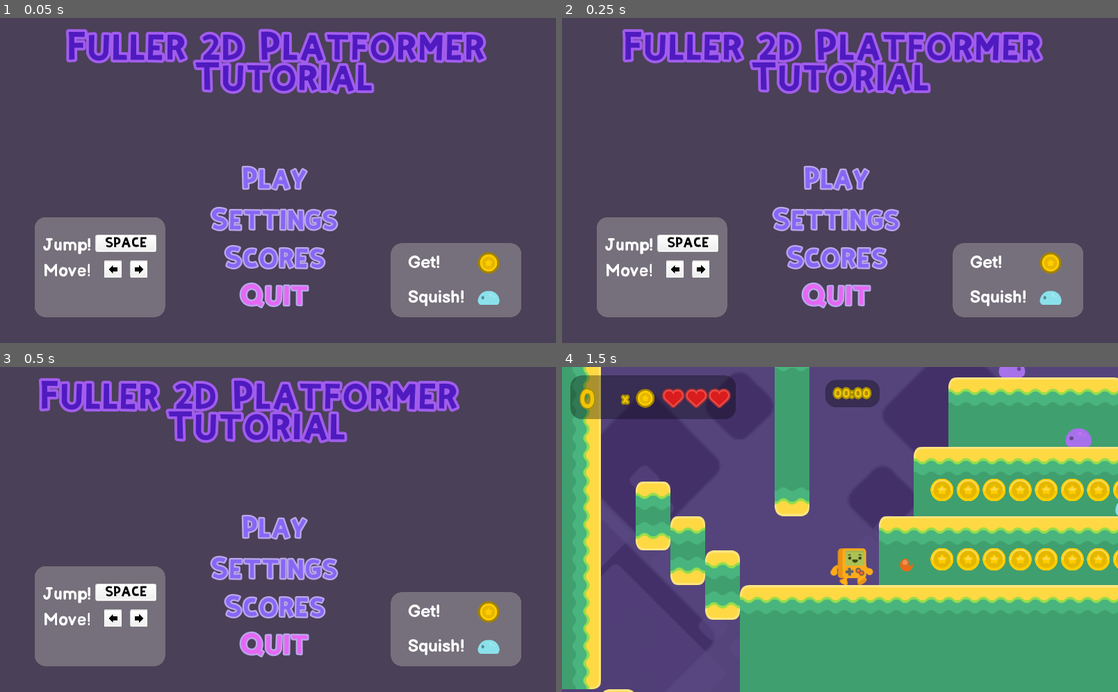
Above: before the commit, frames 1-4 (two rows, left to right).
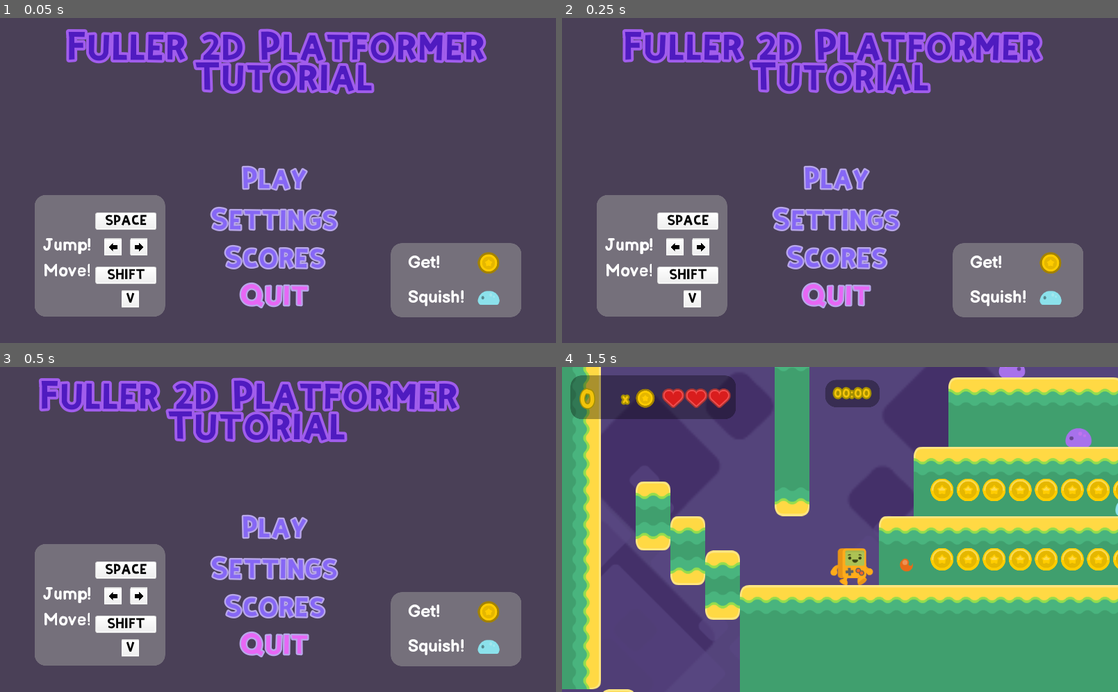
Above: after the commit, the same moments.

Repository: CrabbitSlater/Godot_2D_Tutorial_adv
Game: Godot game, scene res://Assets/TitleMenu.tscn
Same seed, same stepped clock (60 frames per second), same inputs: the game is played once before the commit and once after it.
Inputs:
- Up to frame 1 (0.05 s): no input
- Up to frame 2 (0.25 s): no input
- Up to frame 3 (0.5 s): no input
- Up to frame 4 (1.5 s): click "Play" at 0.5 s; hold D (player_right) from 1.28 s (still down); tap V (player_fire) at 1.35 s

The runs differ from the first frame. In frame 1, 3.3% of the frame differs, in the area x 6-30%, y 54-93%; in frame 2, 3.3%; in frame 3, 3.3%; in frame 4, nothing differs.

Commit message:
very minor layout changes on title page- still need to add explanatory text and obvious goal indication

Diff:
--- a/Assets/TitleMenu.tscn
+++ b/Assets/TitleMenu.tscn
@@ -89,9 +89,9 @@
 [node name="Title_Label" type="Label" parent="."]
 anchor_left = 0.5
 anchor_right = 0.5
-margin_left = 112.0
+margin_left = -400.0
 margin_top = 32.0
-margin_right = 933.005
+margin_right = 421.005
 margin_bottom = 147.001
 custom_colors/font_color = Color( 0.309804, 0.105882, 0.752941, 1 )
 custom_colors/font_outline_modulate = Color( 0.866667, 0.568627, 0.988235, 1 )
@@ -108,9 +108,9 @@
 anchor_top = 0.987
 anchor_bottom = 0.987
 margin_left = 64.0
-margin_top = -224.2
+margin_top = -265.2
 margin_right = 304.0
-margin_bottom = -40.2
+margin_bottom = -41.2
 custom_styles/panel = SubResource( 2 )
 
 [node name="Spacebar" type="TextureRect" parent="PanelControls"]
@@ -127,6 +127,23 @@
 custom_colors/font_color = Color( 0, 0, 0, 1 )
 custom_fonts/font = SubResource( 4 )
 text = "SPACE"
+align = 1
+valign = 1
+
+[node name="Shift" type="TextureRect" parent="PanelControls"]
+margin_left = 112.0
+margin_top = 132.0
+margin_right = 224.0
+margin_bottom = 164.0
+texture = ExtResource( 1 )
+expand = true
+
+[node name="Label2" type="Label" parent="PanelControls/Shift"]
+margin_right = 112.0
+margin_bottom = 32.0
+custom_colors/font_color = Color( 0, 0, 0, 1 )
+custom_fonts/font = SubResource( 4 )
+text = "SHIFT"
 align = 1
 valign = 1
 
@@ -146,6 +163,23 @@
 rect_rotation = -90.0
 texture = ExtResource( 4 )
 expand = true
+
+[node name="V key" type="TextureRect" parent="PanelControls"]
+margin_left = 160.0
+margin_top = 176.0
+margin_right = 192.0
+margin_bottom = 208.0
+texture = ExtResource( 1 )
+expand = true
+
+[node name="Label3" type="Label" parent="PanelControls/V key"]
+margin_right = 32.0
+margin_bottom = 32.0
+custom_colors/font_color = Color( 0, 0, 0, 1 )
+custom_fonts/font = SubResource( 4 )
+text = "V"
+align = 1
+valign = 1
 
 [node name="RightKey" type="TextureRect" parent="PanelControls"]
 margin_left = 176.0
